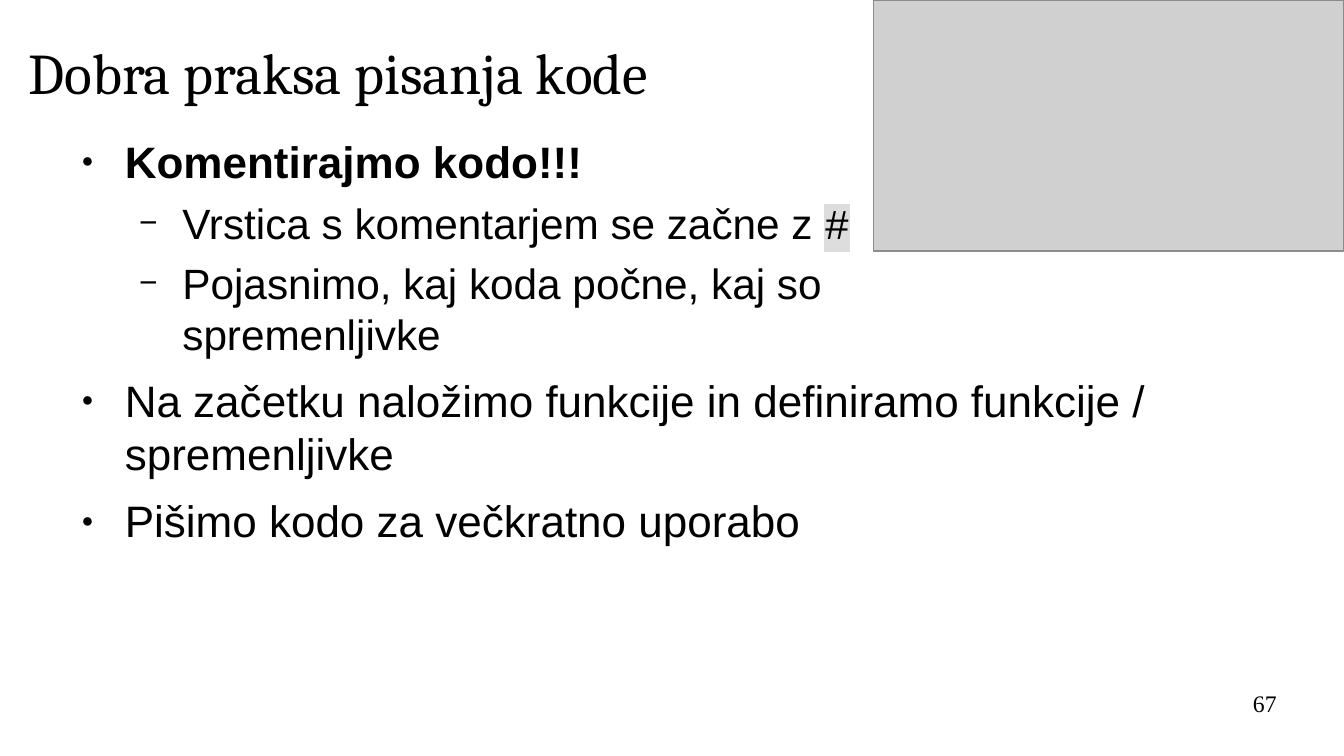
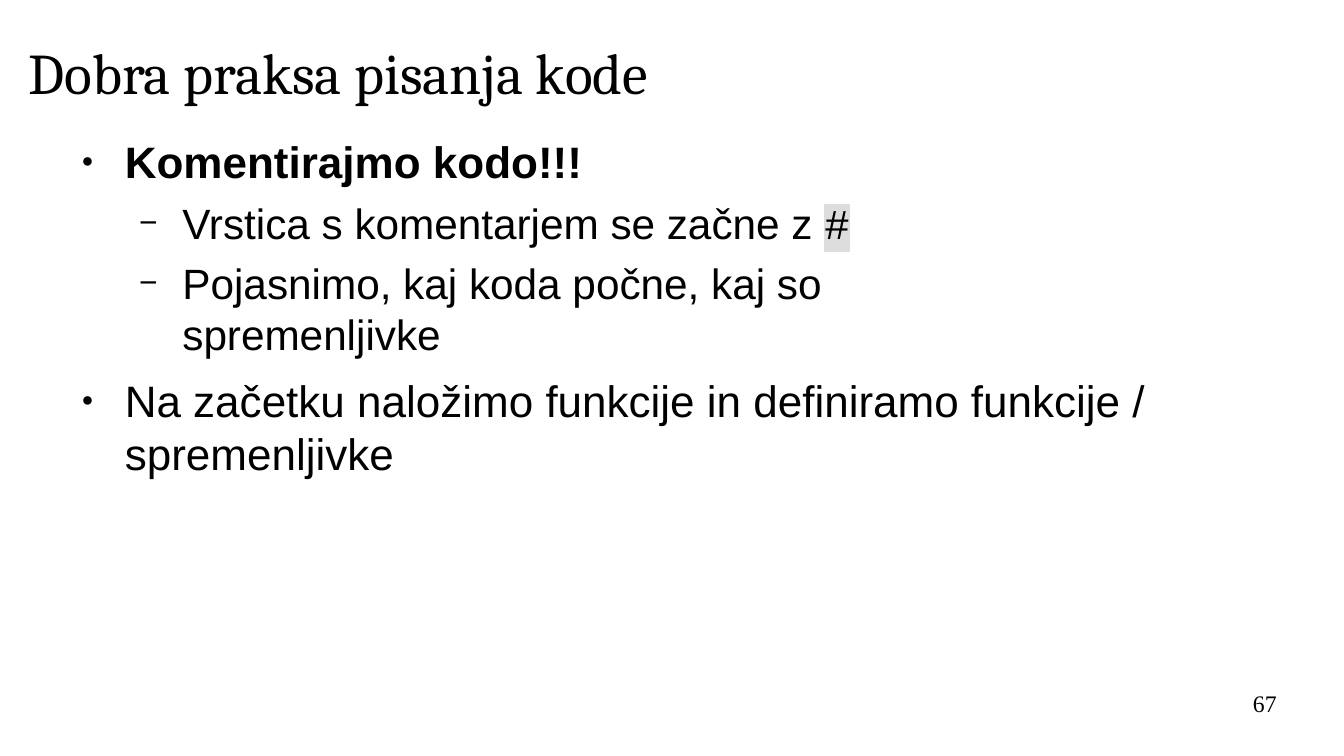
Before and after one commit to janaobsteter/R_tecaj, a slide deck: slide 67 of IT_Rtecaj.odp. Drawn at 1344x756 pixels with LibreOffice and Linux fonts; fonts in the diff are those of the drawing; grey boxes stand for pictures; background and template pictures are left out. Boxes give left, top, right and bottom in pixels: in the first picture for what was removed or moved away, otherwise in the second. Text is boxed around its words. In the diff, an @@ line names an element or a change of style, - is before the commit and + after.

```diff
--- a/IT_Rtecaj.odp
+++ b/IT_Rtecaj.odp
@@ picture removed at (874, 0, 1344, 251) @@
@@ text at (125, 505, 799, 546): paragraph removed @@
-● Pišimo kodo za večkratno uporabo
```
Also in this commit, not shown: 14 other slides changed, 1 slide added, 5 other files.
